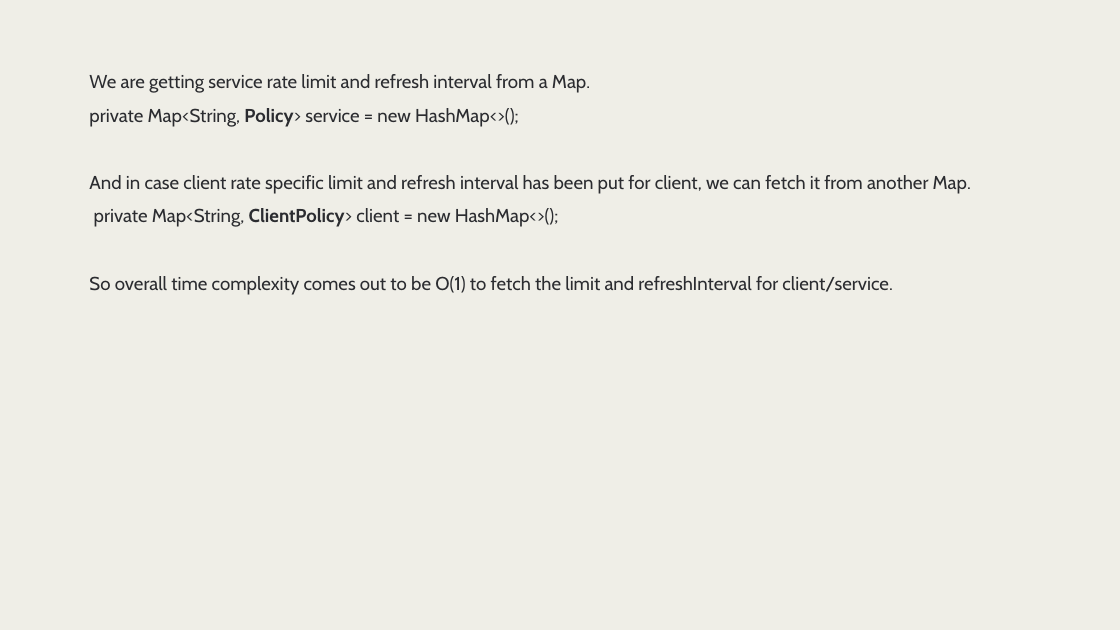
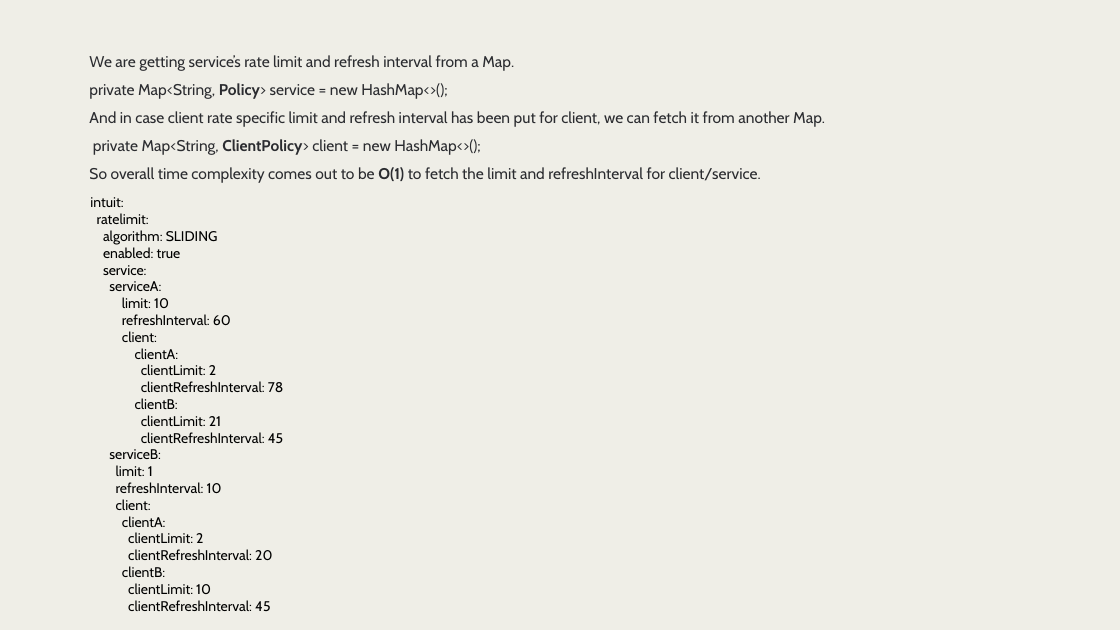
Before and after one commit to amanjot-singh10/intuit-rate-limiter, a slide deck: slide 10 of Intuit_Rate_Limiter_Craft_Demo.pptx. Drawn at 1120x630 pixels with LibreOffice and Linux fonts; fonts in the diff are those of the drawing. Boxes give left, top, right and bottom in pixels: in the first picture for what was removed or moved away, otherwise in the second. Text is boxed around its words. In the diff, an @@ line names an element or a change of style, - is before the commit and + after.

Commit message:
FInal Rate limiter

```diff
--- a/Intuit_Rate_Limiter_Craft_Demo.pptx
+++ b/Intuit_Rate_Limiter_Craft_Demo.pptx
@@ text "We are getting service’s rate ...": place and size @@
-text "We are getting service’s rate ..." at (89,74,971,295)
+text "We are getting service’s rate ..." at (89,55,825,183)
@@ text at (89,55,514,71): text changed; size 24 to 20 pt @@
-We are getting service rate limit and refresh interval from a Map.
+We are getting service’s rate limit and refresh interval from a Map.
@@ text at (89,83,825,183): size 24 to 20 pt in "private Map<String, Policy> service = new HashMap<>();", "And in case client rate specific limit ...", "private Map<String, ClientPolicy> client = new HashMap<>();", "So overall time complexity comes out to ..."; bold on in "O(1)" @@
@@ text added at (90,197,284,611), 18 pt, text #000000 @@
+intuit:
+ratelimit:
+algorithm: SLIDING
+enabled: true
+service:
+serviceA:
+limit: 10
+refreshInterval: 60
+client:
+clientA:
+clientLimit: 2
+clientRefreshInterval: 78
+clientB:
+clientLimit: 21
+clientRefreshInterval: 45
+serviceB:
+limit: 1
+refreshInterval: 10
+client:
+clientA:
+clientLimit: 2
+clientRefreshInterval: 20
+clientB:
+clientLimit: 10
+clientRefreshInterval: 45
```
Also in this commit, not shown: 2 other slides changed, 29 other files.
